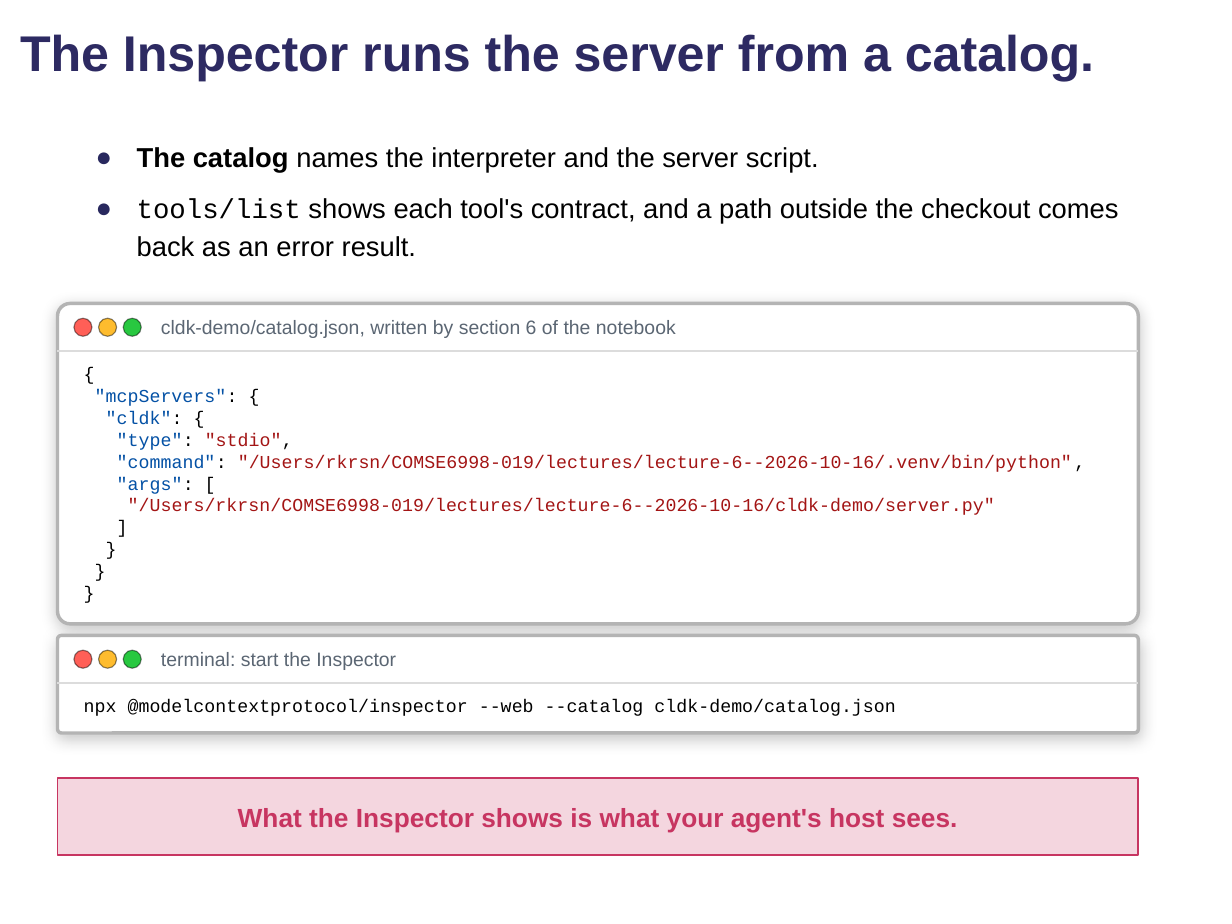
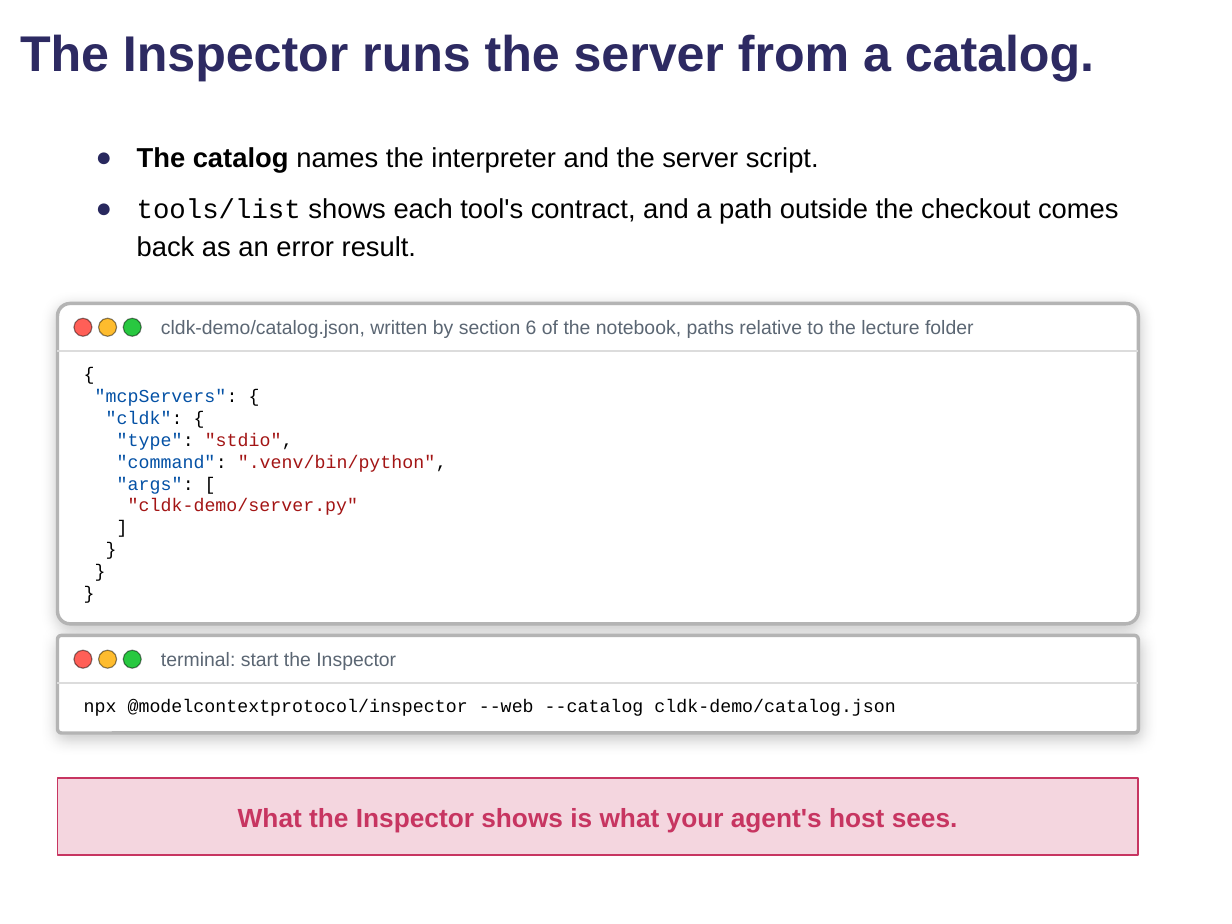
Before and after one commit to comse6998-019/lectures, a slide deck: slide 49 of lecture-6--2026-10-16/lecture6-hw2.pptx. Drawn at 1232x924 pixels with LibreOffice and Linux fonts; fonts in the diff are those of the drawing; background and template pictures are left out. Boxes give left, top, right and bottom in pixels: in the first picture for what was removed or moved away, otherwise in the second. Text is boxed around its words. In the diff, an @@ line names an element or a change of style, - is before the commit and + after.

Commit message:
Lecture 6: HW2 deck: the catalog window shows paths relative to the lecture folder, no home directory

```diff
--- a/lecture-6--2026-10-16/lecture6-hw2.pptx
+++ b/lecture-6--2026-10-16/lecture6-hw2.pptx
@@ text at [161, 320, 974, 338]: text changed @@
-cldk-demo/catalog.json, written by section 6 of the notebook
+cldk-demo/catalog.json, written by section 6 of the notebook, paths relative to the lecture folder
@@ text at [117, 455, 447, 472]: text changed @@
-"command": "/Users/rkrsn/COMSE6998-019/lectures/lecture-6--2026-10-16/.venv/bin/python",
+"command": ".venv/bin/python",
@@ text at [128, 499, 358, 515]: text changed @@
-"/Users/rkrsn/COMSE6998-019/lectures/lecture-6--2026-10-16/cldk-demo/server.py"
+"cldk-demo/server.py"
```
Also in this commit, not shown: 2 other slides changed, 2 other files.
